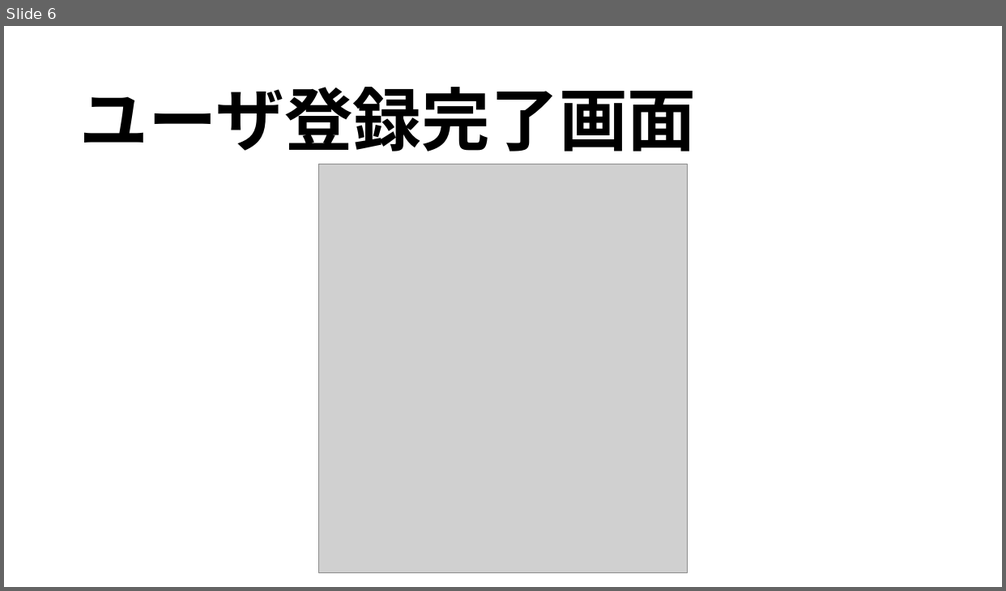
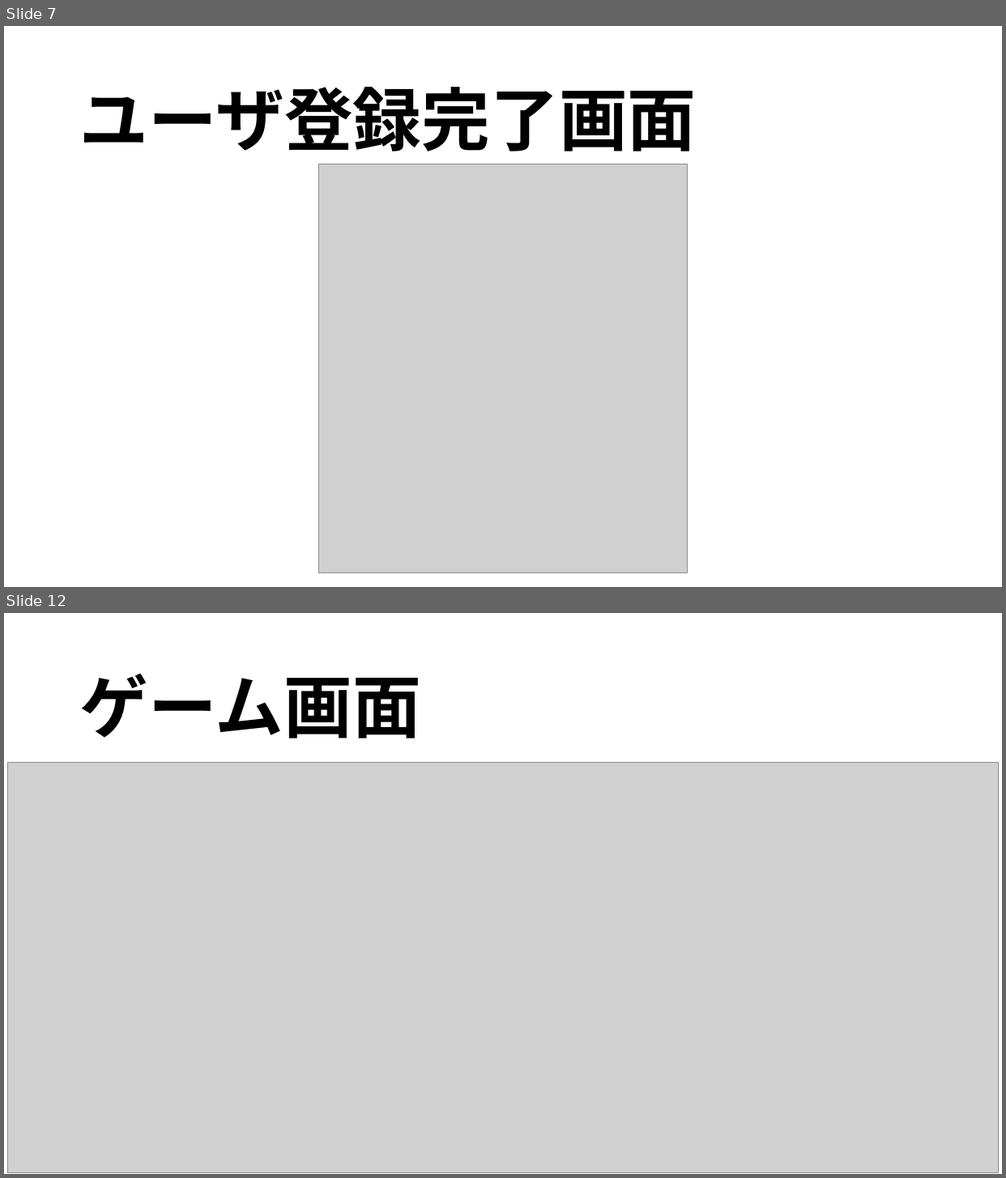
Before and after one commit to Takeda-Axiz/takeda_personal_develop, a slide deck: 株式会社ユウシン_竹田悠希_個人開発成果発表.pptx. Shown one above the other, each under a label of ours: slide 6 before the commit, slides 7 and 12 after it; the slides between them are not shown. The pictures are 1006x591 and 1006x1178 pixels, drawn with LibreOffice and Linux fonts; fonts in the diff are those of the drawing; grey boxes stand for pictures. Boxes give left, top, right and bottom in pixels: in the first picture for what was removed or moved away, otherwise in the second. Text is boxed around its words. In the diff, an @@ line names an element or a change of style, - is before the commit and + after.

```diff
--- a/株式会社ユウシン_竹田悠希_個人開発成果発表.pptx
+++ b/株式会社ユウシン_竹田悠希_個人開発成果発表.pptx
@@ slide 12 added at (x1=4, y1=613, x2=1002, y2=1174), background #FFFFFF @@
@@ title added at (x1=80, y1=674, x2=421, y2=739), 66 pt, text #000000, bold @@
+ゲーム画面
@@ picture added at (x1=8, y1=763, x2=999, y2=1174) @@
@@ what was slide 6 is now slide 7 @@
```
Also in this commit, not shown: 3 slides changed, 7 other slides added, 1 slide removed.
